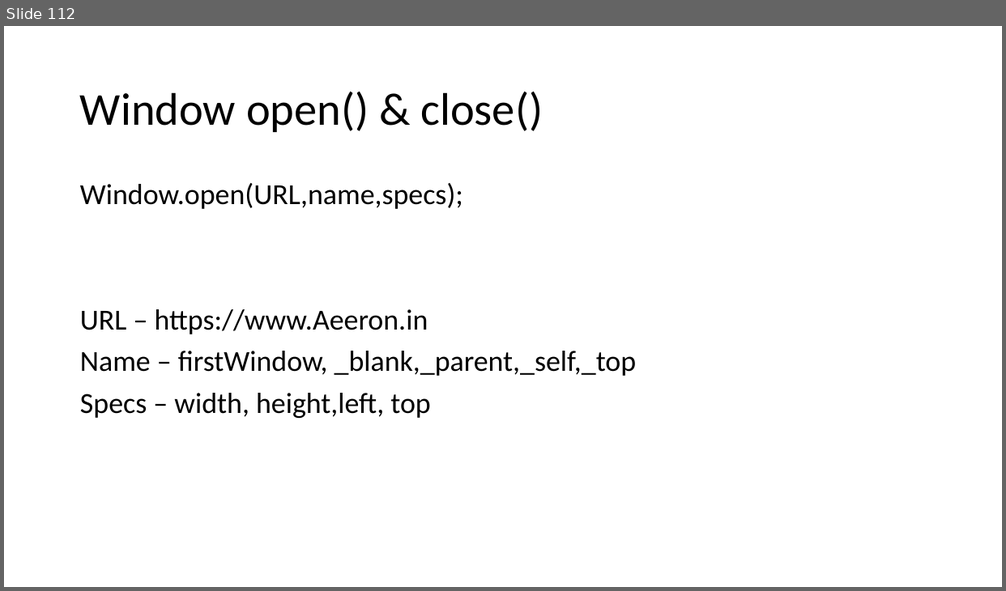
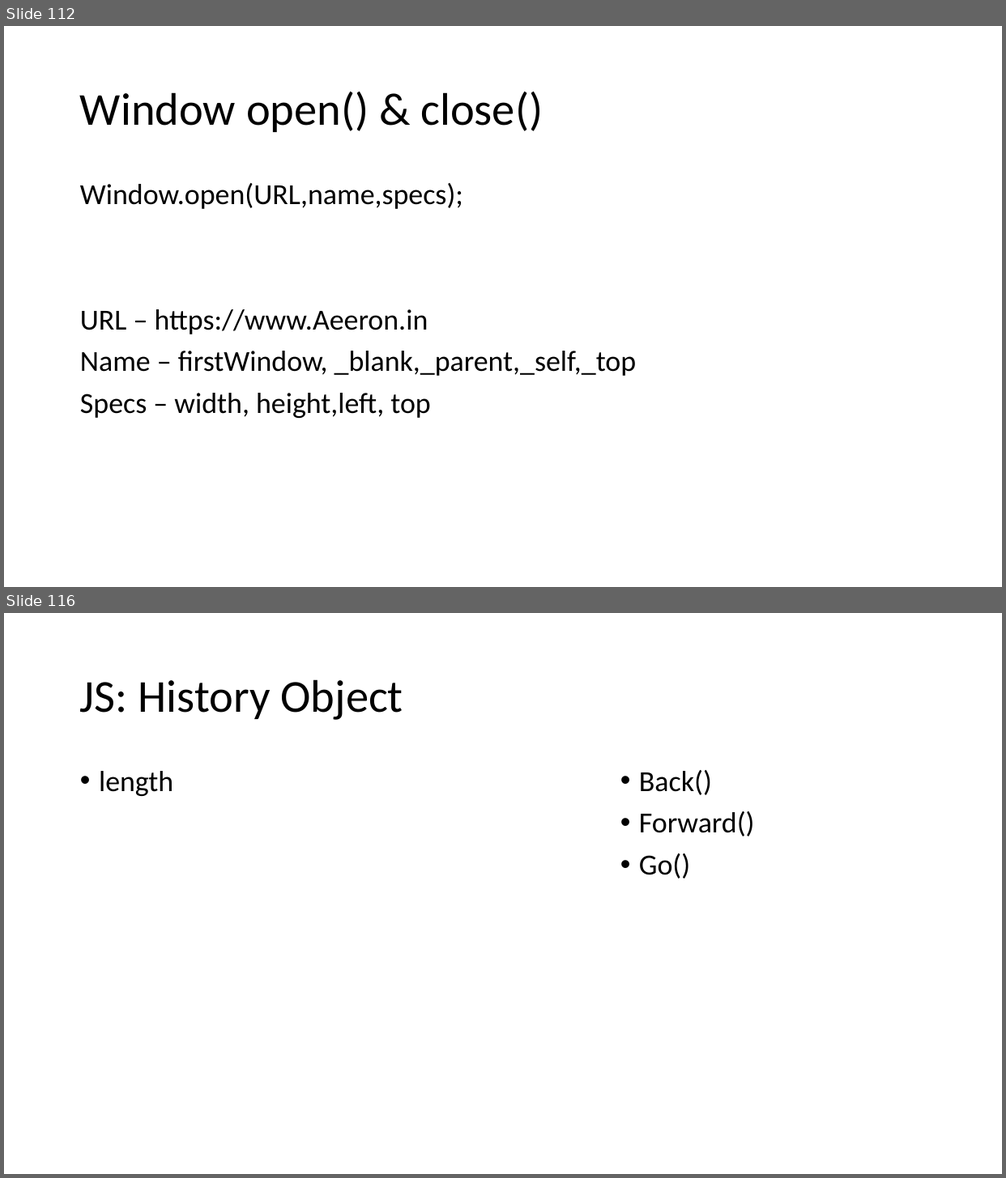
Before and after one commit to PiyushChaturvedii/Batch04, a slide deck: JavaScript.pptx. Shown one above the other, each under a label of ours: slide 112 before the commit, slides 112 and 116 after it; the slides between them are not shown. The pictures are 1006x591 and 1006x1178 pixels, drawn with LibreOffice and Linux fonts; fonts in the diff are those of the drawing. Boxes give left, top, right and bottom in pixels: in the first picture for what was removed or moved away, otherwise in the second. Text is boxed around its words. In the diff, an @@ line names an element or a change of style, - is before the commit and + after.

Commit message:
JS_location_history

```diff
--- a/JavaScript.pptx
+++ b/JavaScript.pptx
@@ slide 116 added at (4,613,1002,1174), background #FFFFFF @@
@@ title added at (80,679,403,720), 44 pt, text #000000 @@
+JS: History Object
@@ text added at (99,771,173,796), 28 pt, text #000000 @@
+• length
@@ text added at (639,770,755,879), 28 pt, text #000000 @@
+• Back()
+• Forward()
+• Go()
```
Also in this commit, not shown: 1 slide changed, 2 other slides added, 5 other files.
